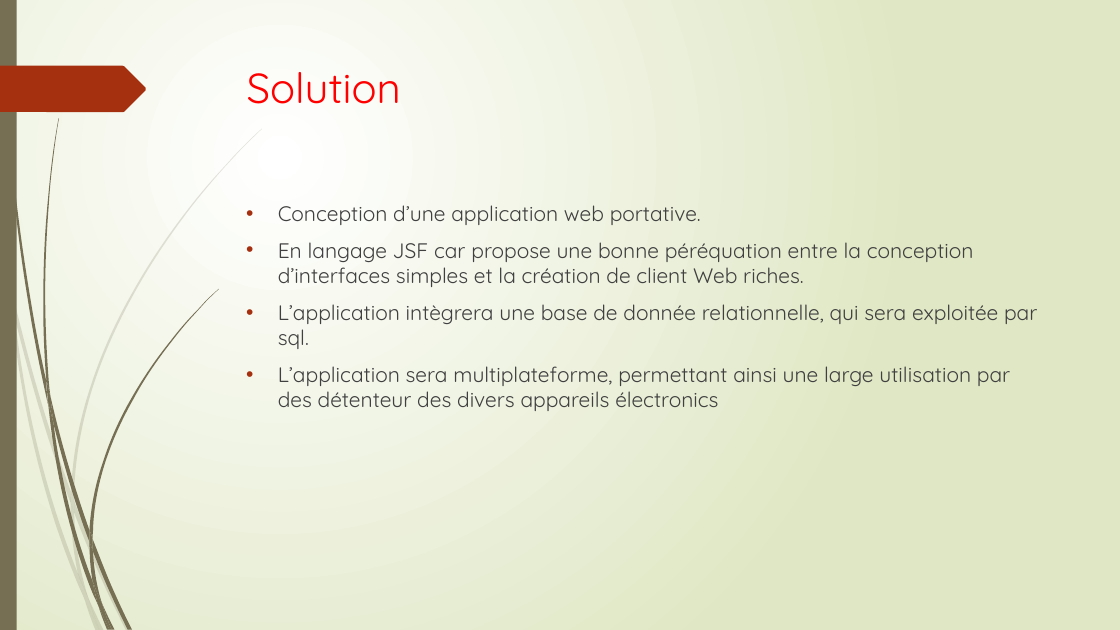
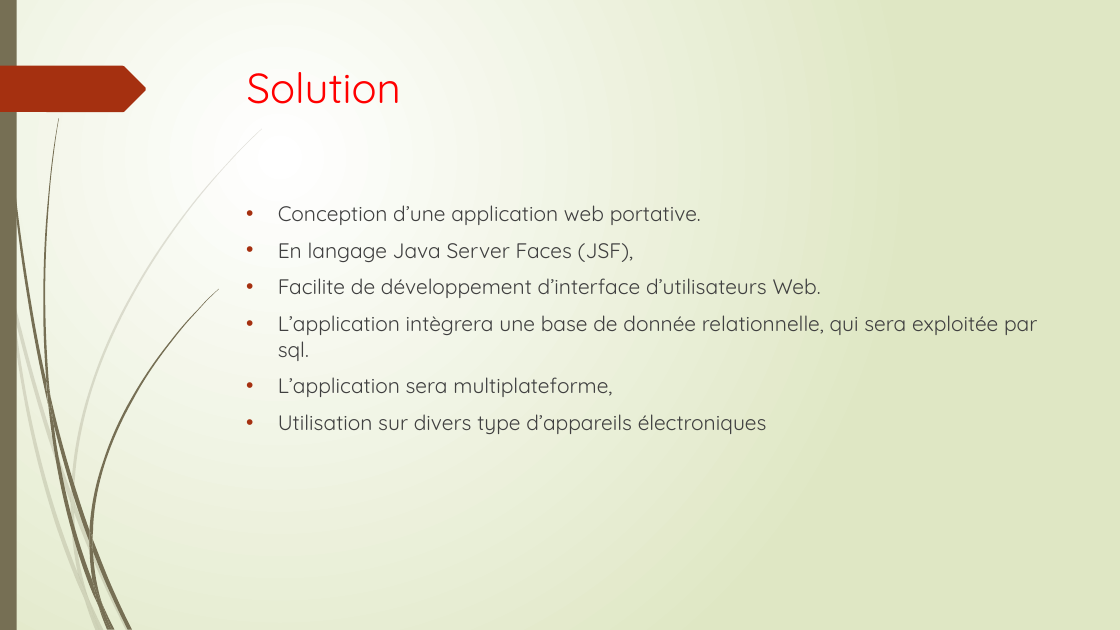
Before and after one commit to enyo10/Project4, a slide deck: slide 8 of OC Pizzeria.pptx. Drawn at 1120x630 pixels with LibreOffice and Linux fonts; fonts in the diff are those of the drawing. Boxes give left, top, right and bottom in pixels: in the first picture for what was removed or moved away, otherwise in the second. Text is boxed around its words. In the diff, an @@ line names an element or a change of style, - is before the commit and + after.

```diff
--- a/OC Pizzeria.pptx
+++ b/OC Pizzeria.pptx
@@ text at (278, 242, 821, 298): text changed @@
-• En langage JSF car propose une bonne péréquation entre la conception d’interfaces simples et la création de client Web riches.
+• En langage Java Server Faces (JSF),
+• Facilite de développement d’interface d’utilisateurs Web.
@@ text at (278, 377, 767, 434): text changed @@
-• L’application sera multiplateforme, permettant ainsi une large utilisation par des détenteur des divers appareils électronics
+• L’application sera multiplateforme,
+• Utilisation sur divers type d’appareils électroniques
```
Also in this commit, not shown: 4 other slides changed, 3 other files.
